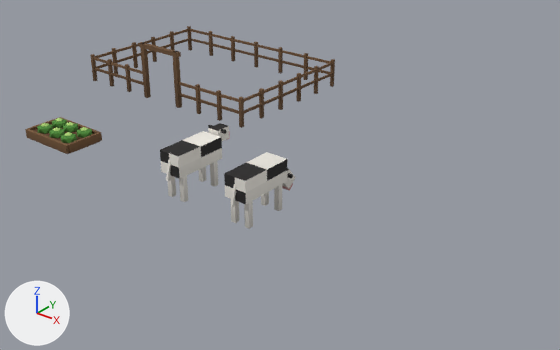
An edit to the Blender file blender/farm.blend, drawn before and after from the same camera.
Camera for both pictures: a camera (50 mm lens) standing at (17.07, -11.76, 8.5) and looking at (5.27, 2.99, -0.65). Arrows for +X, +Y and +Z are at lower left; the lights stay in place. The picture after the commit comes second.

Names of what the first picture shows: 'Cow_Graze', 'Cow_Stand', 'FarmPlot', 'PastureFence'.
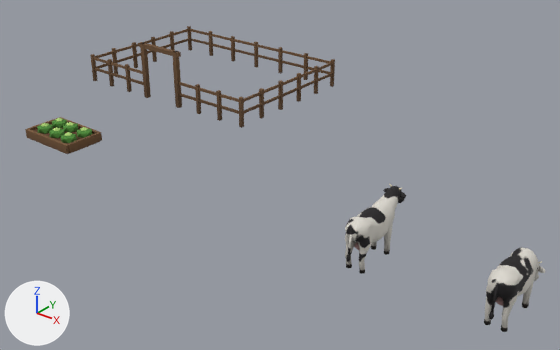
Boxes [x1, y1, x2, y2] around the edits, measured in the pictures (560 x 350 px; the box of a moved part takes in the faces that stretch with it):
'Cow_Graze', reshaped, moved (15% narrower, 10% taller): before [224, 152, 296, 229]; after [484, 247, 545, 332]
'Cow_Stand', reshaped, moved (13% narrower, 14% taller): before [160, 123, 230, 202]; after [345, 184, 406, 274]
part 1 of me_cow_stand, rebuilt (82% taller): before [160, 131, 222, 179]; after [345, 186, 405, 274]
part 2 of me_cow_stand, rebuilt (27% taller): before [166, 160, 171, 181]; after [348, 228, 353, 255]
part 3 of me_cow_stand, deleted: before [168, 132, 230, 202]
part 4 of me_cow_stand, moved or reshaped (not visible afterwards): before [208, 123, 229, 141]
part 6 of me_cow_graze, rebuilt (11% narrower, 62% taller): before [224, 152, 287, 204]; after [484, 247, 540, 332]
part 7 of me_cow_graze, rebuilt: before [231, 184, 236, 206]; after [491, 282, 499, 312]
part 8 of me_cow_graze, deleted: before [231, 173, 293, 229]
part 9 of me_cow_graze, cut back: before [282, 168, 296, 189]

What the commit changed:
Picture 'cow_ao' (img_cow_ao) is new.
Picture 'cow_albedo' (img_cow_albedo) is new.
Material 'farm_cow' (mat_farm_cow) is new.
Uses the picture img_cow_albedo.
Uses the picture img_cow_ao.
me_cow_stand is used by ob_cow_stand; location (5.0, 0.0, 0.0).
me_cow_stand had 106 vertices, 84 faces and spanned x -0.3..0.3, y -0.85..1.2, z 0.0..1.34.
me_cow_stand no longer uses material mat_farm_props.
me_cow_stand now has 566 vertices, 1020 faces and spans x -0.31..0.31, y -0.82..1.18, z 0.0..1.34.
me_cow_stand part 1: the loose piece of 26 vertices spanning x -0.3..0.3, y -0.72..0.72, z 0.67..1.23 is rebuilt with 452 vertices and now spans x -0.31..0.31, y -0.73..1.18, z 0.0..1.33, in mat_farm_cow.
me_cow_stand part 2: the loose piece of 8 vertices spanning x -0.03..0.03, y -0.85..-0.67, z 0.57..1.07 is rebuilt with 12 vertices and now spans x -0.03..0.03, y -0.79..-0.67, z 0.46..1.04, in mat_farm_cow.
me_cow_stand part 3: 6 loose pieces with 48 vertices, spanning x -0.26..0.26, y -0.58..1.2, z 0.0..1.17, are deleted.
me_cow_stand part 4: 24 vertices removed from x -0.27..0.27, y 0.75..1.15, z 1.02..1.34; 24 vertices added at x -0.16..0.16, y 0.85..0.91, z 1.25..1.34.
me_cow_stand part 5: the surface is now shaded smooth.
Other edits to the shape of me_cow_stand do not show in these pictures.
me_cow_stand gains material mat_farm_cow.
me_cow_graze is used by ob_cow_graze; location (7.0, 0.0, 0.0).
me_cow_graze had 106 vertices, 84 faces and spanned x -0.3..0.3, y -0.85..1.23, z 0.0..1.23.
me_cow_graze no longer uses material mat_farm_props.
me_cow_graze now has 566 vertices, 1020 faces and spans x -0.31..0.31, y -0.82..1.18, z 0.0..1.18.
me_cow_graze part 6: the loose piece of 26 vertices spanning x -0.3..0.3, y -0.72..0.72, z 0.67..1.23 is rebuilt with 452 vertices and now spans x -0.31..0.31, y -0.73..1.18, z 0.0..1.18, in mat_farm_cow.
me_cow_graze part 7: the loose piece of 8 vertices spanning x -0.03..0.03, y -0.85..-0.67, z 0.57..1.07 is rebuilt with 12 vertices and now spans x -0.03..0.03, y -0.79..-0.67, z 0.46..1.04, in mat_farm_cow.
me_cow_graze part 8: 8 loose pieces with 64 vertices, spanning x -0.27..0.27, y -0.58..1.17, z 0.0..0.74, are deleted.
me_cow_graze part 9: 8 vertices removed from x -0.15..0.15, y 0.73..1.23, z 0.32..0.84; 24 vertices added at x -0.16..0.16, y 0.97..1.04, z 0.6..0.68.
me_cow_graze part 10: the surface is now shaded smooth.
Other edits to the shape of me_cow_graze do not show in these pictures.
me_cow_graze gains material mat_farm_cow.
Object 'Cow_Stand' (ob_cow_stand) moves from (5.0, 0.0, 0.0) to (10.0, 0.0, 0.0).
Object 'Cow_Graze' (ob_cow_graze) moves from (7.0, 0.0, 0.0) to (13.0, 0.0, 0.0).
